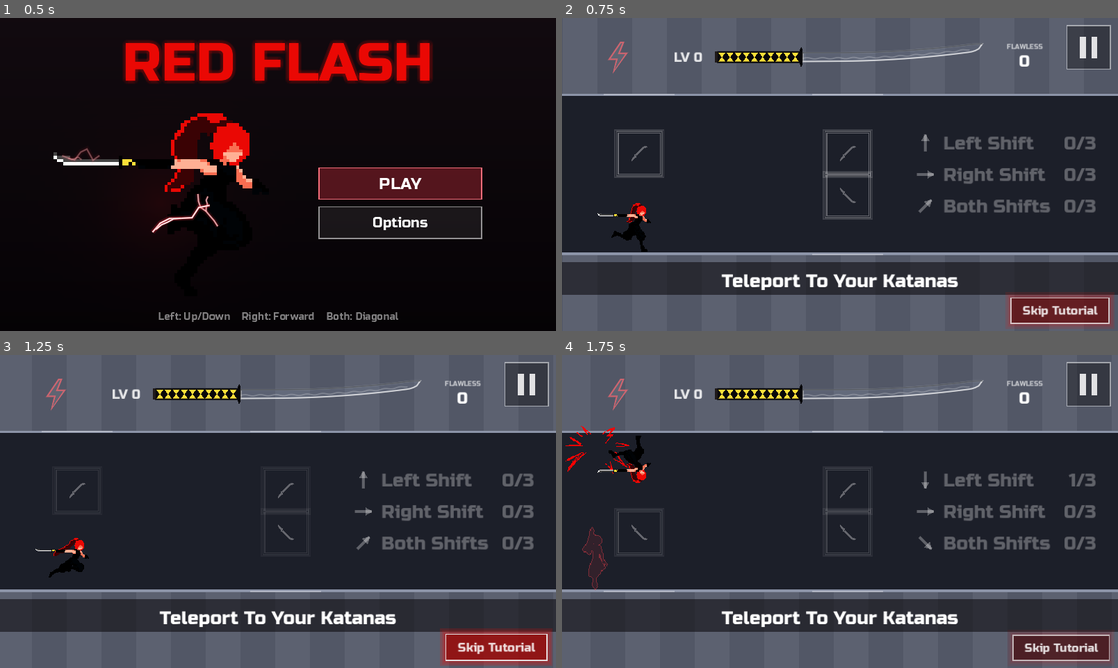
Above: before the commit, frames 1-4 (two rows, left to right).
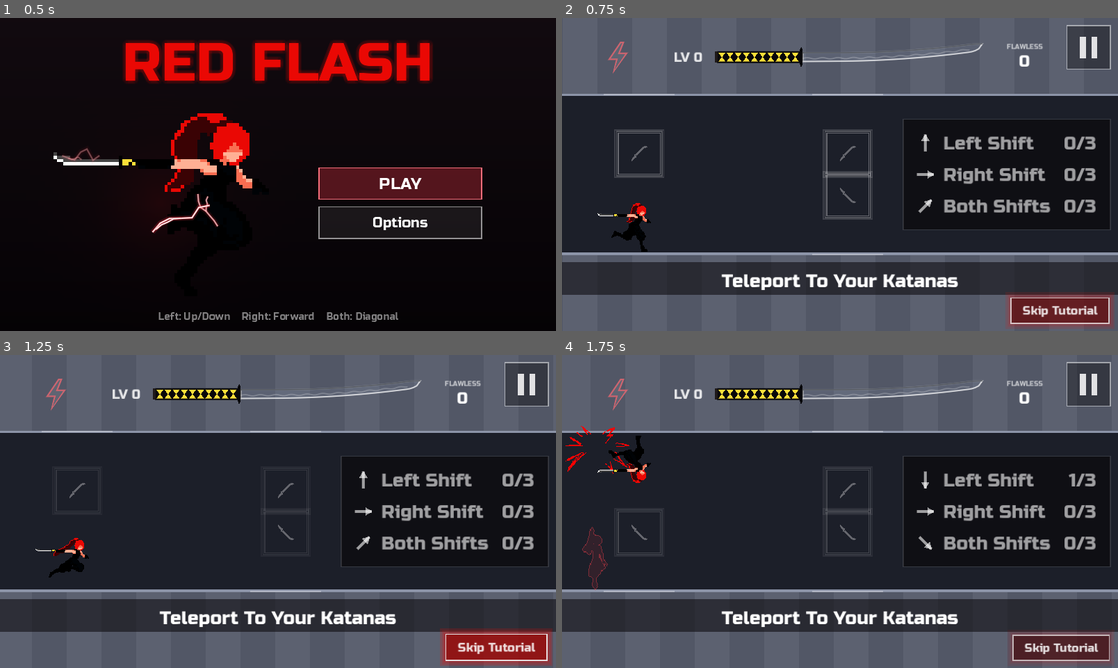
Above: after the commit, the same moments.

Repository: fredsbreads/game-off
Game: Godot game, scene res://scenes/main.tscn
The game is run twice, just before and just after one commit, with the same random seed, the same clock (stepped at 60 frames per second) and the same inputs. Sound files missing from this copy of the repository are replaced by a short silence.
Inputs (mouse positions are in pixels of both pictures, inside the frame that each line leads up to):
- Up to frame 1 (0.5 s): no input
- Up to frame 2 (0.75 s): tap Enter at 0.5 s; move the mouse to (962, 158) at 0.52 s; hold Right from 0.53 s (still down); hold Shift from 0.53 s (still down); click (962, 158) at 0.67 s
- Up to frame 3 (1.25 s): keep holding Right; keep holding Shift; tap Space at 0.77, 1.07 s; tap Enter at 0.8 s
- Up to frame 4 (1.75 s): move the mouse to (728, 527) at 1.27 s; release Right at 1.28 s; release Shift at 1.28 s; hold Down from 1.28 s (still down); tap Enter at 1.35 s; click (728, 527) at 1.42 s; tap Space at 1.52 s; tap Keypad Enter at 1.55 s

Frame 1 is identical in both runs. In frame 2, 1.9% of the frame differs, in the area x 61-99%, y 32-68%; in frame 3, 1.9%; in frame 4, 1.9%.

Commit message:
Death screen: Tutorial button (plays it, then runs start at level 1); tutorial practice lines on a dark panel

Diff:
--- a/scripts/hud.gd
+++ b/scripts/hud.gd
@@ -84,6 +84,7 @@
 var _skip_on := false
 const SKIP_BUTTON_SIZE := Vector2(170, 44)
 var _over_options_button: Control
+var _over_tutorial_button: Control   # the game-over screen's "Tutorial" (plays it, then a run from level 1)
 var _on_over_screen := false
 # ...and "Resume". The pause screen's buttons stand in a column under
 # "PAUSED"; on a keyboard Up/Down pick one (Resume, each time it opens) and
@@ -238,8 +239,14 @@
 	_over_options_button.mouse_filter = Control.MOUSE_FILTER_IGNORE
 	_over_options_button.size = FLIP_BUTTON_SIZE
 	_over_options_button.visible = false
-	_over_options_button.draw.connect(func() -> void: _draw_menu_style_button(_over_options_button, "Options", false, not is_touch() and _over_sel == 1))
+	_over_options_button.draw.connect(func() -> void: _draw_menu_style_button(_over_options_button, "Options", false, not is_touch() and _over_sel == 2))
 	add_child(_over_options_button)
+	_over_tutorial_button = Control.new()
+	_over_tutorial_button.mouse_filter = Control.MOUSE_FILTER_IGNORE
+	_over_tutorial_button.size = FLIP_BUTTON_SIZE
+	_over_tutorial_button.visible = false
+	_over_tutorial_button.draw.connect(func() -> void: _draw_menu_style_button(_over_tutorial_button, "Tutorial", false, not is_touch() and _over_sel == 1))
+	add_child(_over_tutorial_button)
 
 	auto_overlay = AutoOverlay.new()
 	add_child(auto_overlay)
@@ -329,19 +336,21 @@
 	var col := shown.size() * FLIP_BUTTON_SIZE.y + maxf(shown.size() - 1, 0) * gap
 	var bx := (view.x - FLIP_BUTTON_SIZE.x) / 2.0
 	if _backdrop_mode == "over":
-		var n := 2.0 if is_touch() else 3.0   # (Options and Main Menu; New Run too on a computer)
+		var n := 3.0 if is_touch() else 4.0   # (Tutorial, Options and Main Menu; New Run too on a computer)
 		var buttons_h := FLIP_BUTTON_SIZE.y * n + gap * (n - 1.0)
 		var h := OVER_TITLE_H + OVER_STATS_H + (OVER_HINT_H if is_touch() else 24.0) + buttons_h
 		_band = Rect2(0, (view.y - h) / 2.0 - BAND_PAD, view.x, h + BAND_PAD * 2.0)
 		_menu_button.position = Vector2(bx, _band.end.y - BAND_PAD - FLIP_BUTTON_SIZE.y)
 		_over_options_button.position = _menu_button.position - Vector2(0, FLIP_BUTTON_SIZE.y + gap)
-		_retry_button.position = _over_options_button.position - Vector2(0, FLIP_BUTTON_SIZE.y + gap)
+		_over_tutorial_button.position = _over_options_button.position - Vector2(0, FLIP_BUTTON_SIZE.y + gap)
+		_retry_button.position = _over_tutorial_button.position - Vector2(0, FLIP_BUTTON_SIZE.y + gap)
 		if _pause_dim.visible:
 			_over_t += delta
 			_pause_dim.queue_redraw()
 			_menu_button.modulate.a = _over_fade()
 			_retry_button.modulate.a = _over_fade()
 			_over_options_button.modulate.a = _over_fade()
+			_over_tutorial_button.modulate.a = _over_fade()
 	else:
 		_band = Rect2(0, (view.y - PAUSE_TITLE_H - col) / 2.0 - BAND_PAD, view.x, PAUSE_TITLE_H + col + BAND_PAD * 2.0)
 		var y := _band.position.y + BAND_PAD + PAUSE_TITLE_H
@@ -383,7 +392,7 @@
 	if _on_over_screen:
 		# From the game-over screen: it steps aside while Options is open.
 		options.see_through = true
-		for b in [_pause_dim, _retry_button, _over_options_button, _menu_button]:
+		for b in [_pause_dim, _retry_button, _over_tutorial_button, _over_options_button, _menu_button]:
 			b.visible = false
 	elif over_game:
 		_message.visible = false
@@ -400,6 +409,7 @@
 	if _on_over_screen:
 		_pause_dim.visible = true
 		_retry_button.visible = not is_touch()
+		_over_tutorial_button.visible = true
 		_over_options_button.visible = true
 		_menu_button.visible = true
 		_redraw_over_buttons()
@@ -521,6 +531,7 @@
 	_over_hint = "Tap Anywhere To Retry" if is_touch() else ""
 	_over_sel = 0
 	_retry_button.visible = not is_touch()
+	_over_tutorial_button.visible = true
 	_over_options_button.visible = true
 	_on_over_screen = true
 	_redraw_over_buttons()
@@ -535,24 +546,26 @@
 
 
 func _draw_menu_button() -> void:
-	_draw_menu_style_button(_menu_button, "Main Menu", false, not is_touch() and _retry_button.visible and _over_sel == 2)
+	_draw_menu_style_button(_menu_button, "Main Menu", false, not is_touch() and _retry_button.visible and _over_sel == 3)
 
 
 ## The game-over screen's buttons (computer): Up/Down.
 func over_move(dir: int) -> void:
-	_over_sel = posmod(_over_sel + dir, 3)
+	_over_sel = posmod(_over_sel + dir, 4)
 	_redraw_over_buttons()
 
 
-## What the picked game-over button does: "retry", "options" or "menu".
+## What the picked game-over button does: "retry", "tutorial", "options" or "menu".
 func over_selected() -> String:
-	return ["retry", "options", "menu"][clampi(_over_sel, 0, 2)]
+	return ["retry", "tutorial", "options", "menu"][clampi(_over_sel, 0, 3)]
 
 
 ## The game-over button under a click, or "".
 func over_button_at(pos: Vector2) -> String:
 	if _retry_button.visible and _retry_button.get_rect().has_point(pos):
 		return "retry"
+	if over_tutorial_button_contains(pos):
+		return "tutorial"
 	if over_options_button_contains(pos):
 		return "options"
 	if menu_button_contains(pos):
@@ -560,12 +573,17 @@
 	return ""
 
 
+func over_tutorial_button_contains(pos: Vector2) -> bool:
+	return _over_tutorial_button.visible and not options.visible and _over_tutorial_button.get_rect().has_point(pos)
+
+
 func over_options_button_contains(pos: Vector2) -> bool:
 	return _over_options_button.visible and not options.visible and _over_options_button.get_rect().has_point(pos)
 
 
 func _redraw_over_buttons() -> void:
 	_retry_button.queue_redraw()
+	_over_tutorial_button.queue_redraw()
 	_over_options_button.queue_redraw()
 	_menu_button.queue_redraw()
 
@@ -1150,6 +1168,10 @@
 		var k := clampf(_tut_fizzle / TUT_FIZZLE_TIME, 0.0, 1.0)
 		fade = (1.0 - k) * (0.55 + 0.45 * _tut_rng.randf())   # flickering out
 		drift = 30.0 * _tut_fizzle   # drifting up
+	# A dark panel behind the three lines, so they read on any background.
+	var panel := Rect2(left - 26.0, top - LINE * 0.75 - drift, ARROW + GAP + widest + 52.0, LINE * (prompts.size() - 1) + LINE * 1.5)
+	c.draw_rect(panel, Color(0.03, 0.02, 0.03, 0.62 * fade))
+	c.draw_rect(panel, Color(1, 1, 1, 0.12 * fade), false, 2.0)
 	for i in prompts.size():
 		var p: Array = prompts[i]
 		var key: String = p[0]
@@ -1163,7 +1185,7 @@
 			pop = maxf(pop, 1.0 + 0.15 * maxf(0.0, 1.0 - float(_tut_bump[key]) / 0.2))
 		var size := int(SIZE * pop)
 		var cy := top + i * LINE - drift
-		var col := Color(MainMenu.TITLE_TEXT_RED, fade) if lit else Color(1, 1, 1, 0.3 * fade)
+		var col := Color(MainMenu.TITLE_TEXT_RED, fade) if lit else Color(1, 1, 1, 0.6 * fade)
 		# The arrow.
 		var centre := Vector2(left + ARROW / 2.0, cy)
 		var half := dir * ARROW * 0.5 * pop
--- a/scripts/main.gd
+++ b/scripts/main.gd
@@ -387,7 +387,7 @@
 		debug.main = self
 		add_child(debug)
 	_read_test_link()
-	if LEVEL_CHOICE and progression.level == 1:   # (not set by the debug --level option)
+	if LEVEL_CHOICE and progression.level == 1 and not _retry_tutorial:   # (not set by the debug --level option; the tutorial: level 1)
 		var start := _session_start_level
 		progression.level = start if start in _unlocked_start_levels() else 1
 		level.level = progression.level
@@ -434,7 +434,11 @@
 	cam.snap(player.x)
 	best_score = _load_best()
 	_prewarm()
-	if _retry:
+	if _retry and _retry_tutorial:
+		_retry = false
+		_retry_tutorial = false
+		begin(true, true)   # the tutorial, then a run from level 1
+	elif _retry:
 		_retry = false
 		begin(false)   # a retry goes straight into the run (no tutorial)
 	else:
@@ -456,10 +460,10 @@
 ## `play`: started with Play on the title screen, which begins with the
 ## tutorial (it can be skipped) when the start level is 1; a later start
 ## level goes straight into the run.
-func begin(play := true) -> void:
+func begin(play := true, force_tutorial := false) -> void:
 	_run_start_level = progression.level   # (the death screen says if it wasn't 1)
 	_set_save_flag("played")
-	if play and not debug and progression.level == 1:   # (a later start level: straight into the run)
+	if ((play and not debug) or force_tutorial) and progression.level == 1:   # (a later start level: straight into the run)
 		_tutorial_target = progression.level
 		progression.level = 0
 		progression.bar = 0.0
@@ -1216,10 +1220,17 @@
 				pick = "retry"
 		if pick == "options" and _state_time >= RETRY_DELAY:
 			hud.open_options(true)
+		elif pick == "tutorial" and _state_time >= RETRY_DELAY:
+			_replay_tutorial()
 		elif pick != "" and _state_time >= RETRY_DELAY:
 			if pick == "retry":
 				_retry = true
 			get_tree().reload_current_scene()
+		return
+	if state == State.OVER and _state_time >= RETRY_DELAY and event is InputEventScreenTouch and event.pressed \
+			and hud.over_tutorial_button_contains(_screen_pos(event)):
+		get_viewport().set_input_as_handled()
+		_replay_tutorial()   # (a tap anywhere else is a new run)
 		return
 	if state == State.OVER and _state_time >= RETRY_DELAY and event is InputEventScreenTouch and event.pressed \
 			and hud.over_options_button_contains(_screen_pos(event)):
@@ -1274,6 +1285,17 @@
 ## Set just before a retry reloads the scene: the new run starts at once
 ## instead of on the title screen.
 static var _retry := false
+## Set with _retry by the game-over screen's "Tutorial": the new run is the
+## tutorial, then a run from level 1 (whatever level runs were starting at),
+## and New Run starts at level 1 after that.
+static var _retry_tutorial := false
+
+
+func _replay_tutorial() -> void:
+	_retry = true
+	_retry_tutorial = true
+	_session_start_level = 1   # (New Run starts at level 1 from now on, too)
+	get_tree().reload_current_scene()
 
 
 func _is_menu_key(event: InputEvent) -> bool:
